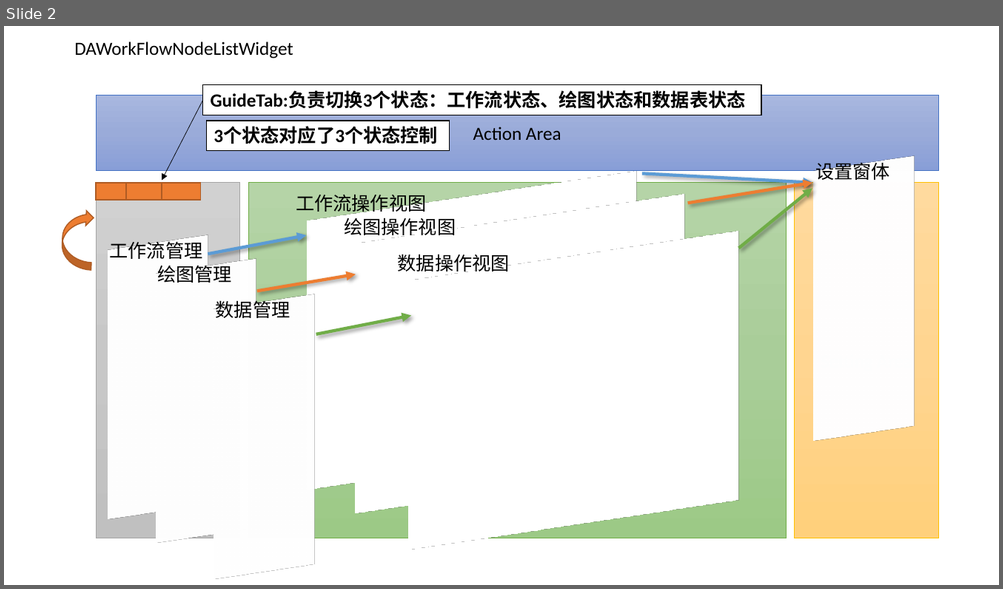
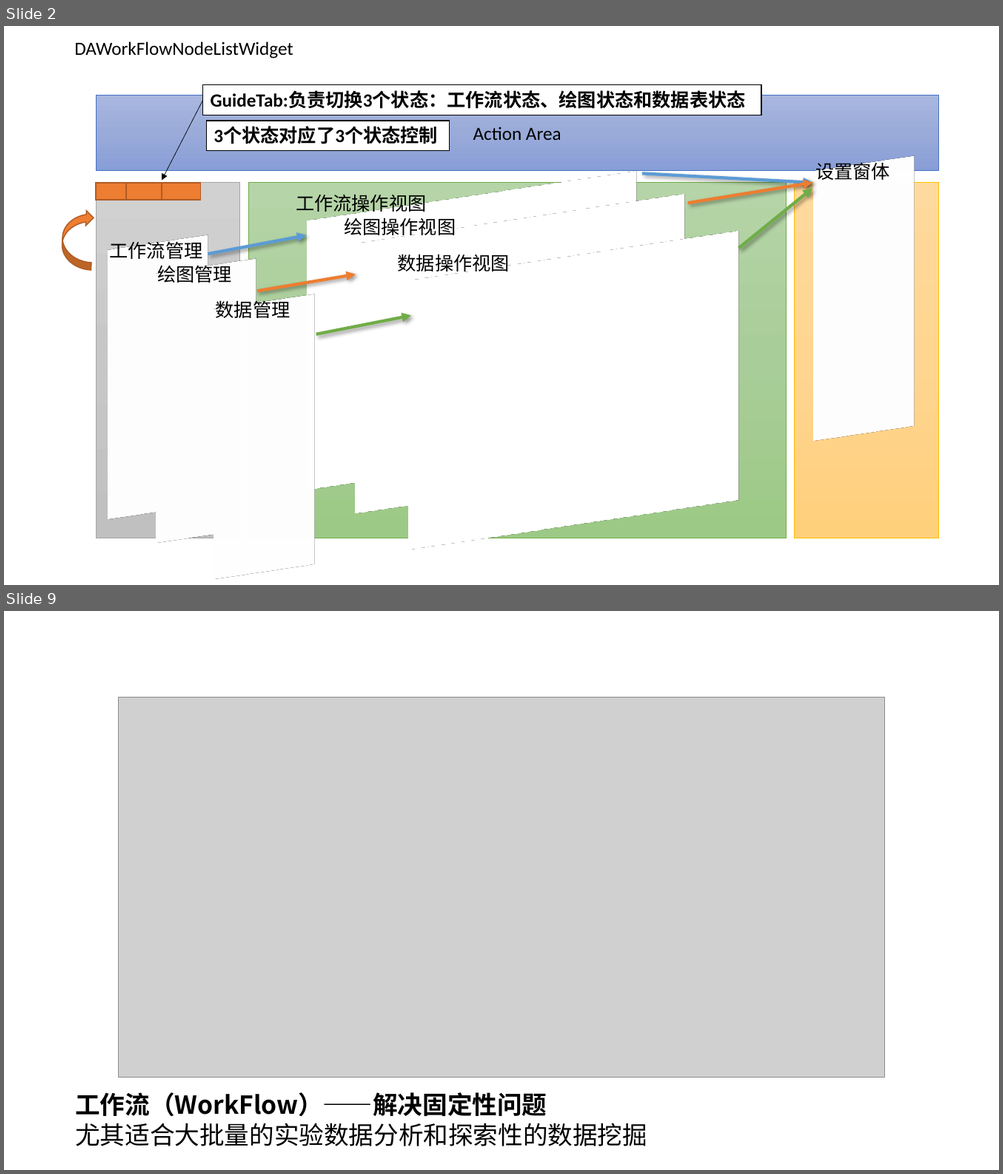
Before and after one commit to czyt1988/data-workbench, a slide deck: doc/DataWorkFlow-chart.pptx. Shown one above the other, each under a label of ours: slide 2 before the commit, slides 2 and 9 after it; the slides between them are not shown. The pictures are 1003x589 and 1003x1174 pixels, drawn with LibreOffice and Linux fonts; fonts in the diff are those of the drawing; grey boxes stand for pictures. Boxes give left, top, right and bottom in pixels: in the first picture for what was removed or moved away, otherwise in the second. Text is boxed around its words. In the diff, an @@ line names an element or a change of style, - is before the commit and + after.

```diff
--- a/doc/DataWorkFlow-chart.pptx
+++ b/doc/DataWorkFlow-chart.pptx
@@ slide 9 added at [4, 611, 999, 1170], background #FFFFFF @@
@@ picture added at [118, 698, 885, 1077] @@
@@ text added at [75, 1093, 647, 1147], 24 pt, text #000000 @@
+工作流（WorkFlow）——解决固定性问题
+尤其适合大批量的实验数据分析和探索性的数据挖掘
```
Also in this commit, not shown: 9 other slides added, 4 other files.
